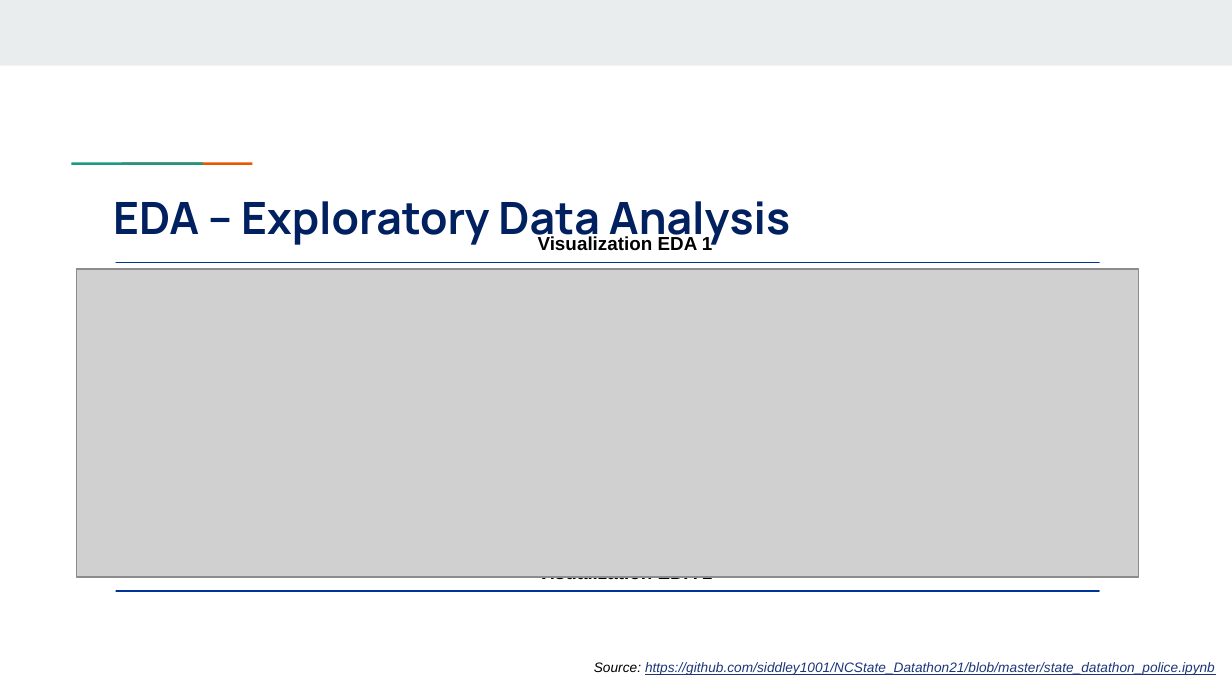
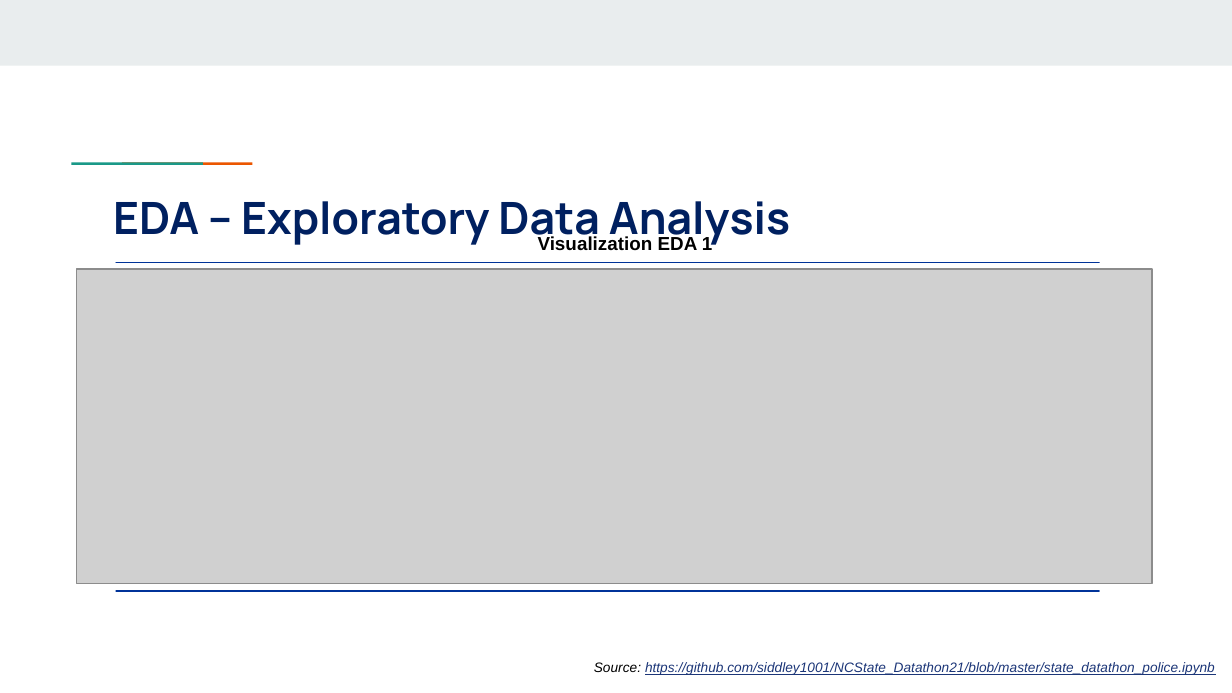
Before and after one commit to siddley1001/NCState_Datathon21, a slide deck: slide 11 of U_Siddhartha Vanam.pptx. Drawn at 1232x693 pixels with LibreOffice and Linux fonts; fonts in the diff are those of the drawing; grey boxes stand for pictures. Boxes give left, top, right and bottom in pixels: in the first picture for what was removed or moved away, otherwise in the second. Text is boxed around its words. In the diff, an @@ line names an element or a change of style, - is before the commit and + after.

```diff
--- a/U_Siddhartha Vanam.pptx
+++ b/U_Siddhartha Vanam.pptx
@@ picture: place and size @@
-picture at <box>76,269,1138,577</box>
+picture at <box>76,269,1152,583</box>
@@ rectangle "Visualization EDA 1": place and size @@
-rectangle "Visualization EDA 1" at <box>538,576,712,583</box>
+rectangle "Visualization EDA 1" at <box>441,584,809,584</box>
```
Also in this commit, not shown: 1 other slide changed, 1 other file.
